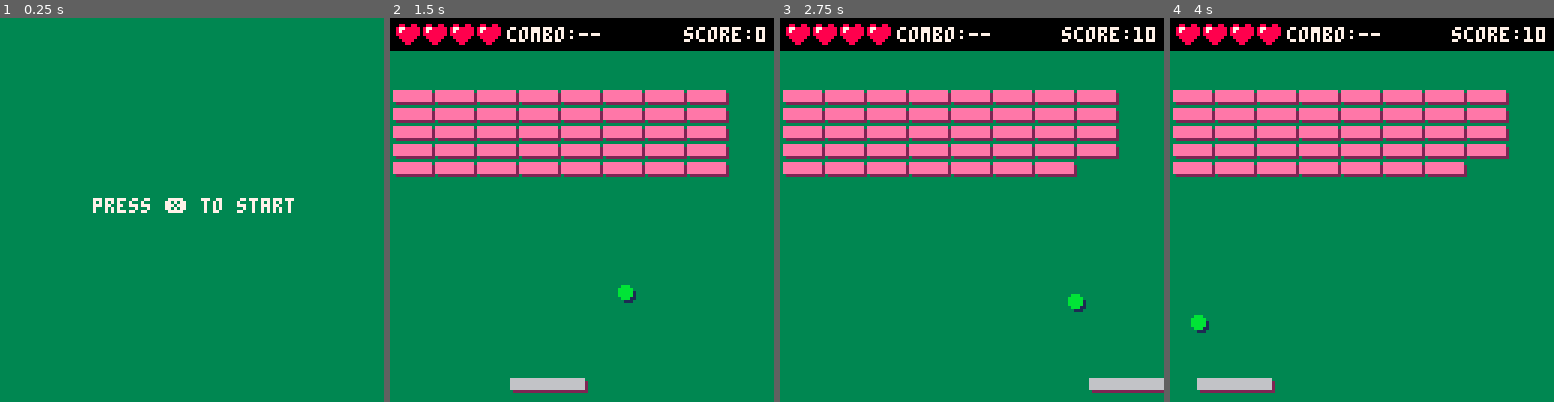
Above: before the commit, frames 1-4 (left to right).
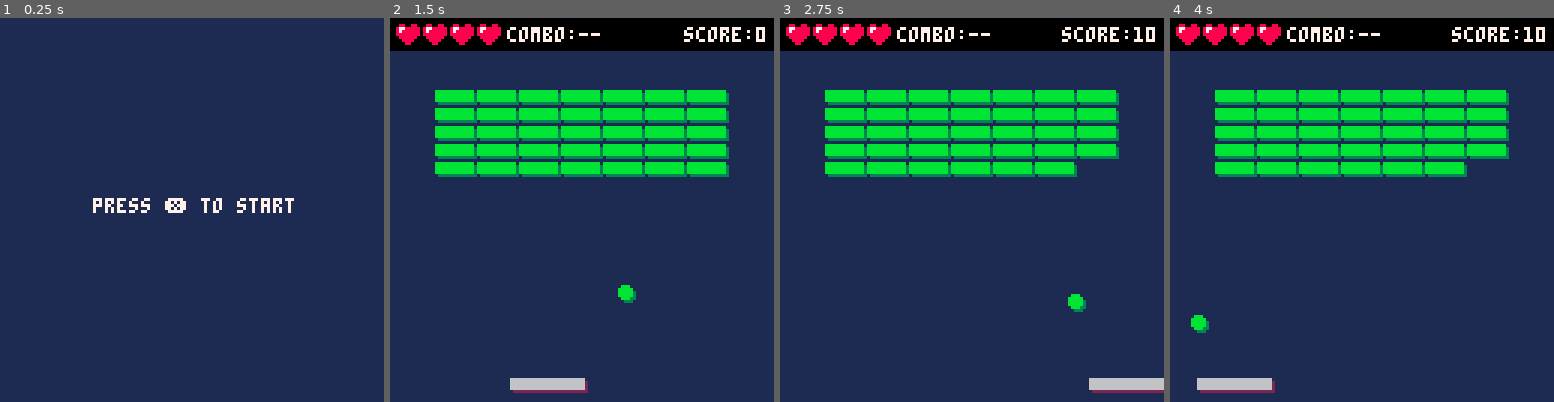
Above: after the commit, the same moments.

Repository: mattmuroya/pico-8
Game: PICO-8 cartridge carts/breakout/breakout.p8
Same seed, same stepped clock (60 frames per second), same inputs: the game is played once before the commit and once after it.
Inputs:
- Up to frame 1 (0.25 s): no input
- Up to frame 2 (1.5 s): tap X (X key) at 0.33, 1.07 s; tap O (Z key) at 0.7 s
- Up to frame 3 (2.75 s): hold Right 1.6-2.1 s; tap O (Z key) at 1.7, 2.1, 2.5 s; tap X (X key) at 1.85 s; hold Up 2.15-2.42 s; hold Right from 2.47 s (still down)
- Up to frame 4 (4 s): tap O (Z key) at 2.9, 3.3, 3.7 s; tap X (X key) at 2.97 s; release Right at 3.03 s; hold Left 3.08-3.58 s; hold Down 3.63-3.97 s

The runs differ from the first frame. In frame 1, 99% of the frame differs, in the area x 0-100%, y 0-100%; in frame 2, 90%; in frame 3, 91%; in frame 4, 90%.

Commit message:
Brick patterns and level system

Diff:
--- a/carts/breakout/breakout.p8
+++ b/carts/breakout/breakout.p8
@@ -4,15 +4,47 @@
 -- main loop
 
 function _init()
-    cls()
+    cls(1)
     mode = "start"
+
+    levels = {
+        -- level 1
+        {
+            {0,0,0,0,0,0,0,0,0},
+            {0,1,1,1,1,1,1,1,0},
+            {0,1,1,1,1,1,1,1,0},
+            {0,1,1,1,1,1,1,1,0},
+            {0,1,1,1,1,1,1,1,0},
+            {0,1,1,1,1,1,1,1,0},
+        },
+        -- level 2
+        {
+            {0,0,0,0,0,0,0,0,0},
+            {1,1,0,1,1,1,0,1,1},
+            {1,1,1,1,1,1,1,1,1},
+            {1,1,0,1,1,1,0,1,1},
+            {1,1,1,1,1,1,1,1,1},
+            {1,1,0,0,1,0,0,1,1},
+        },
+        -- level 3
+        {
+            {0,1,0,0,0,0,0,1,0},
+            {0,0,1,0,0,0,1,0,0},
+            {0,0,1,1,1,1,1,0,0},
+            {0,1,1,0,1,0,1,1,0},
+            {1,1,1,1,1,1,1,1,1},
+            {1,0,1,1,1,1,1,0,1},
+            {1,0,1,0,0,0,1,0,1},
+            {0,0,0,1,0,1,0,0,0},
+        }
+    }
 end
 
 function _update60()
     if not btn(5) then btn_released = true end
     if mode == "start" then update_start() end
     if mode == "over" then update_over() end
-    if mode == "clear" then update_over() end -- to-do: create clear screen update function
+    if mode == "clear" then update_clear() end
     if mode == "game" then update_game() end
 end
 
@@ -52,25 +84,29 @@
     reset_ball()
 
     bricks = {}
-
-    for i = 0, 39 do
-        make_brick(
-            1 + (i % 8) * 14,
-            24 + flr(i / 8) * 6,
-            13,
-            4
-        )
-    end
+    level = 1
+    build_level(level)
 end
 
 function update_start()
-    if btn(5) then init_game() end
+    if btn_released and btn(5) then init_game() end
 end
 
 function update_over()
     ball.dy = 0
     ball.dx = 0
-    if btn(5) then init_game() end
+    if btn_released and btn(5) then init_game() end
+end
+
+function update_clear()
+    ball.dy = 0
+    ball.dx = 0
+    if btn_released and btn(5) then
+        build_level(level)
+        reset_ball()
+        mode = "game"
+        btn_released = false
+    end
 end
 
 function update_game()
@@ -166,7 +202,10 @@
         end
     end
 
-    if cleared then mode = "clear" end
+    if cleared then
+        mode = "clear"
+        level += 1
+    end
 
     -- collide ball with paddle
     if collide(ball, paddle) and not paddle.sticky then
@@ -204,13 +243,28 @@
     multiplier = 0
 end
 
-function make_brick(x, y, w, h)
+
+function build_level(level)
+    for i = 1, #levels[level] do
+        for j = 1, #levels[level][i] do
+            make_brick(
+                1 + (j - 1) % 9 * 14,
+                18 + (i - 1) * 6,
+                13,
+                4,
+                levels[level][i][j] == 1
+            )
+        end
+    end
+end
+
+function make_brick(x, y, w, h, v)
     add(bricks, {
         x = x,
         y = y,
         w = w,
         h = h,
-        visible = true
+        visible = v
     })
 end
 
@@ -288,7 +342,6 @@
 -- draw functions
 
 function draw_start()
-    cls(3)
     local str = "press ❎ to start"
     print(str, 63 - (#str / 2) * 4, 60, 7)
 end
@@ -301,12 +354,12 @@
 
 function draw_clear()
     draw_game()
-    local str = "you win! press ❎ to retry"
+    local str = "clear! press ❎ to continue"
     print(str, 63 - (#str / 2) * 4, 60, 7)
 end
 
 function draw_game()
-    cls(3)
+    cls(1)
     rectfill(0, 0, 127, 10, 0)
 
     for i = 1, max_lives do
@@ -321,12 +374,12 @@
 
     for brick in all(bricks) do
         if brick.visible then
-            rectfill(brick.x+1, brick.y+1, brick.x + brick.w, brick.y + brick.h, 2)
-            rectfill(brick.x, brick.y, brick.x + brick.w - 1, brick.y + brick.h - 1, 14)
-        end
-    end
-
-    circfill(ball.x + 1, ball.y + 1, ball.r, 1)
+            rectfill(brick.x+1, brick.y+1, brick.x + brick.w, brick.y + brick.h, 3)
+            rectfill(brick.x, brick.y, brick.x + brick.w - 1, brick.y + brick.h - 1, 11)
+        end
+    end
+
+    circfill(ball.x + 1, ball.y + 1, ball.r, 3)
     circfill(ball.x, ball.y, ball.r, 11)
 
     if paddle.sticky then
